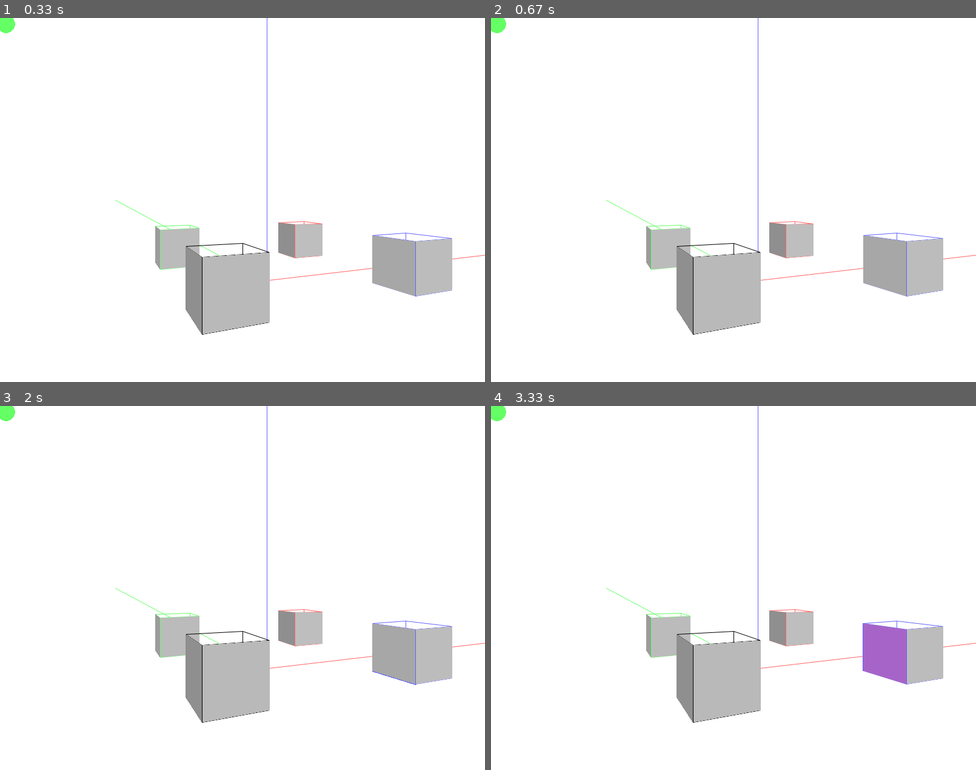
Above: before the commit, frames 1-4 (two rows, left to right).
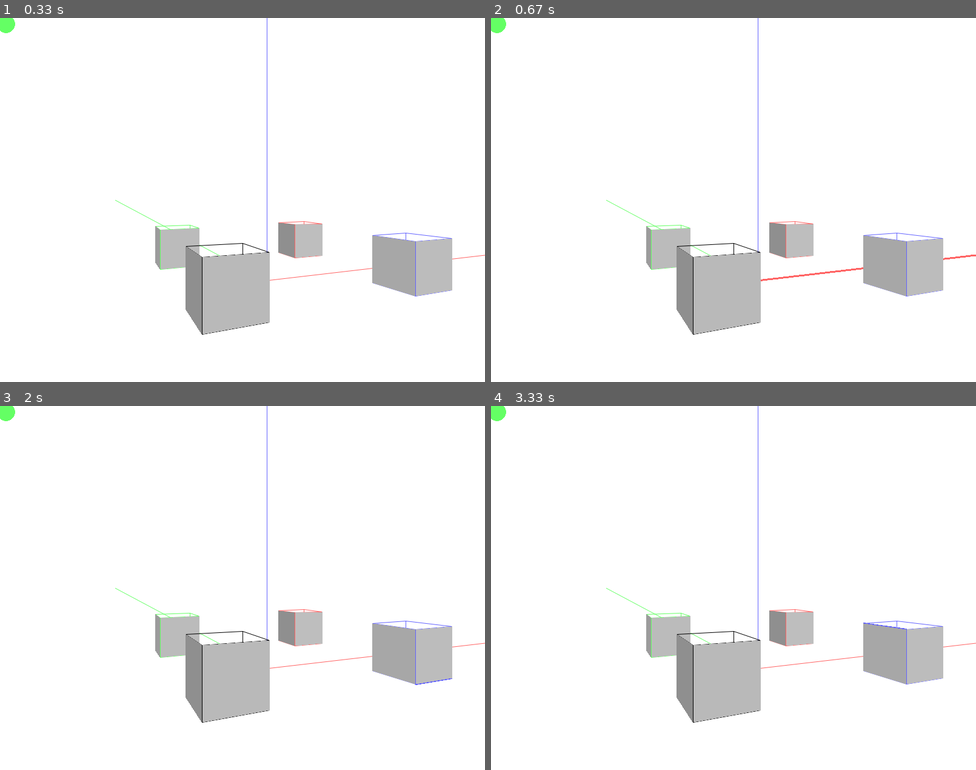
Above: after the commit, the same moments.

Repository: qsorix/draw-3d
Game: pygame game, started from main.py
The game is run twice, just before and just after one commit, with the same random seed, the same clock (stepped at 60 frames per second) and the same inputs.
Inputs (mouse positions are in pixels of both pictures, inside the frame that each line leads up to):
- Up to frame 1 (0.33 s): no input
- Up to frame 2 (0.67 s): press the mouse at (617, 203) at 0.37 s; move the mouse to (699, 243) at 0.47 s; release the mouse at (782, 280) at 0.6 s
- Up to frame 3 (2 s): press the mouse at (126, 591) at 0.7 s; move the mouse to (213, 606) at 0.8 s; release the mouse at (300, 620) at 0.93 s; press the mouse at (126, 591) at 1.03 s; move the mouse to (174, 635) at 1.13 s; release the mouse at (218, 682) at 1.27 s; press the mouse at (126, 591) at 1.37 s; move the mouse to (247, 617) at 1.47 s; release the mouse at (368, 646) at 1.6 s; press the mouse at (126, 591) at 1.7 s; move the mouse to (266, 638) at 1.8 s; release the mouse at (412, 682) at 1.93 s
- Up to frame 4 (3.33 s): press the mouse at (617, 591) at 2.03 s; move the mouse to (723, 558) at 2.13 s; release the mouse at (835, 522) at 2.27 s; click (903, 660) at 2.38 s; press the mouse at (903, 660) at 2.7 s; move the mouse to (767, 591) at 2.8 s; release the mouse at (626, 522) at 2.93 s; click (864, 628) at 3.05 s

Frame 1 is identical in both runs. In frame 2, 0.1% of the frame differs, in the area x 55-100%, y 65-73%; in frame 3, less than 0.1%; in frame 4, 1.3%, in the area x 76-86%, y 59-77%.

Commit message:
Simplify select tool

Diff:
--- a/main.py
+++ b/main.py
@@ -374,35 +374,25 @@
     def __init__(self, wnd):
         self.wnd = wnd
 
+    def _select_nothing(self):
+        for s in self.wnd.segments:
+            s.active = False
+        for w in self.wnd.walls:
+            w.active = False
+
     def activate(self):
         pygame.mouse.set_cursor((16, 19), (0, 0), (128, 0, 192, 0, 160, 0, 144, 0, 136, 0, 132, 0, 130, 0, 129, 0, 128, …(265 unchanged characters)…
 
     def mouseUp(self, button, pos):
-        mx, my = pos
-        wnd = self.wnd
-
-        for s in wnd.segments:
-            s.active = False
-
-        for w in wnd.walls:
-            w.active = False
-
-        for w in wnd.walls:
-            wp = self.wnd._project_wall(w)
-            if wp and is_point_in_polygon(P(mx, my, 0), wp.vertices):
-                w.active = True
-                print("Wall hit!")
-                break
-
-        for s in wnd.segments:
-            a = wnd._project(s.a)
-            b = wnd._project(s.b)
-            if a and b:
-                x0, y0 = wnd._to_zero(a)
-                x1, y1 = wnd._to_zero(b)
-                if funcs.dist(x0, y0, x1, y1, mx, my) < 5:
-                    s.active = True
-                    break
+        if not self.wnd.shift_down():
+            self._select_nothing()
+
+        objects = self.wnd.get_objects_pointed_at(pos[0], pos[1], "sw")
+        if objects:
+            if self.wnd.shift_down():
+                objects[0][0].active = not objects[0][0].active
+            else:
+                objects[0][0].active = True
 
 class ToolWall(Tool):
     def __init__(self, wnd):
@@ -763,12 +753,12 @@
     def mouseMotion(self, buttons, pos, rel):
         self.tool.mouseMotion(buttons, pos, rel)
 
+    def shift_down(self):
+        if 303 in self.pressed or 304 in self.pressed:
+            return True
+
     def update(self):
-        shift_down = False
-        if 303 in self.pressed or 304 in self.pressed:
-            shift_down = True
-
-        if shift_down:
+        if self.shift_down():
             if 273 in self.pressed: # up
                 self._move_camera(0, 1, 0)
             if 274 in self.pressed: # down
